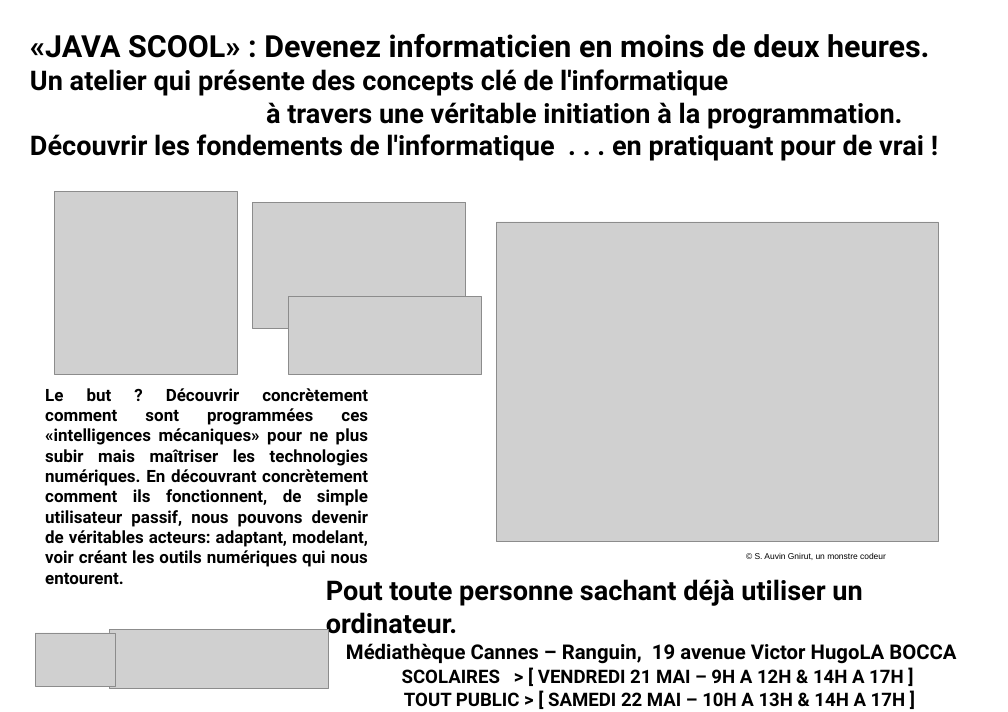
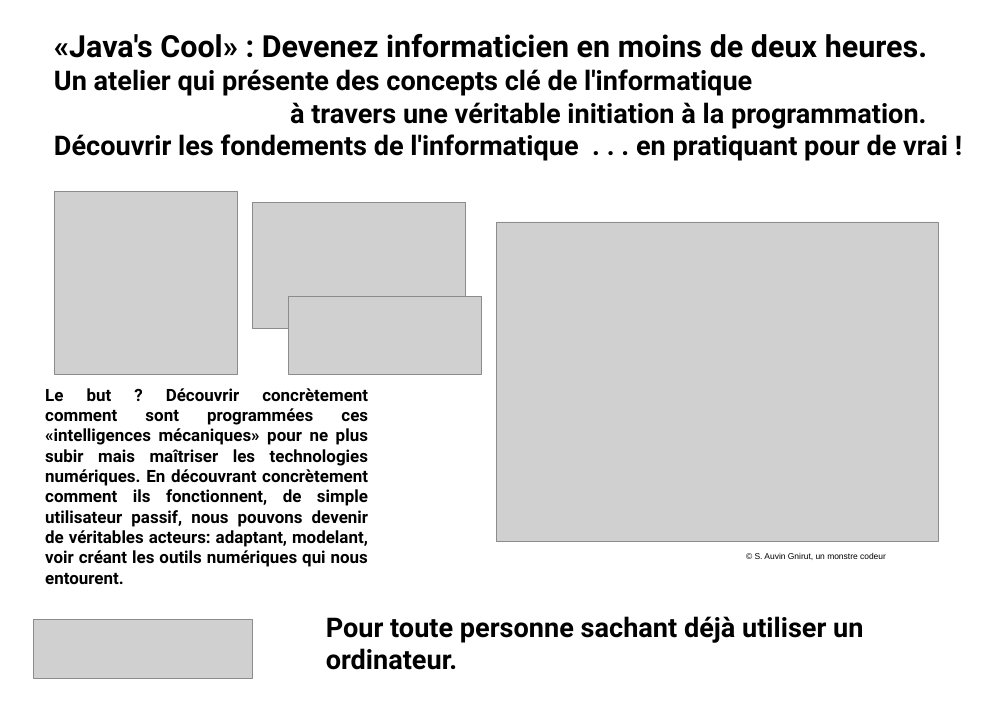
Before and after one commit to svn2github/javascool, a slide deck: slide 1 of javascool_V3/trunk/org.javascool/www/documents/poster-atelier-js-proglet.odp. Drawn at 1008x712 pixels with LibreOffice and Linux fonts; fonts in the diff are those of the drawing; grey boxes stand for pictures. Boxes give left, top, right and bottom in pixels: in the first picture for what was removed or moved away, otherwise in the second. Text is boxed around its words. In the diff, an @@ line names an element or a change of style, - is before the commit and + after.

```diff
--- a/javascool_V3/trunk/org.javascool/www/documents/poster-atelier-js-proglet.odp
+++ b/javascool_V3/trunk/org.javascool/www/documents/poster-atelier-js-proglet.odp
@@ text "«Java's Cool» : Devenez informaticien ...": place and size @@
-text "«Java's Cool» : Devenez informaticien ..." at [30,34,929,161]
+text "«Java's Cool» : Devenez informaticien ..." at [54,34,948,161]
@@ text at [54,34,927,58]: text changed @@
-«JAVA SCOOL» : Devenez informaticien en moins de deux heures.
+«Java's Cool» : Devenez informaticien en moins de deux heures.
@@ picture: place and size @@
-picture at [35,633,115,686]
+picture at [33,620,252,680]
@@ text at [326,616,863,670]: text changed; size 22 to 32 pt @@
-Pout toute personne sachant déjà utiliser un ordinateur.
-Médiathèque Cannes – Ranguin, 19 avenue Victor HugoLA BOCCA
-SCOLAIRES > [ VENDREDI 21 MAI – 9H A 12H & 14H A 17H ]
-TOUT PUBLIC > [ SAMEDI 22 MAI – 10H A 13H & 14H A 17H ]
+Pour toute personne sachant déjà utiliser un ordinateur.
@@ picture removed at [109,630,328,689] @@
```
Also in this commit, not shown: 10 other files.
